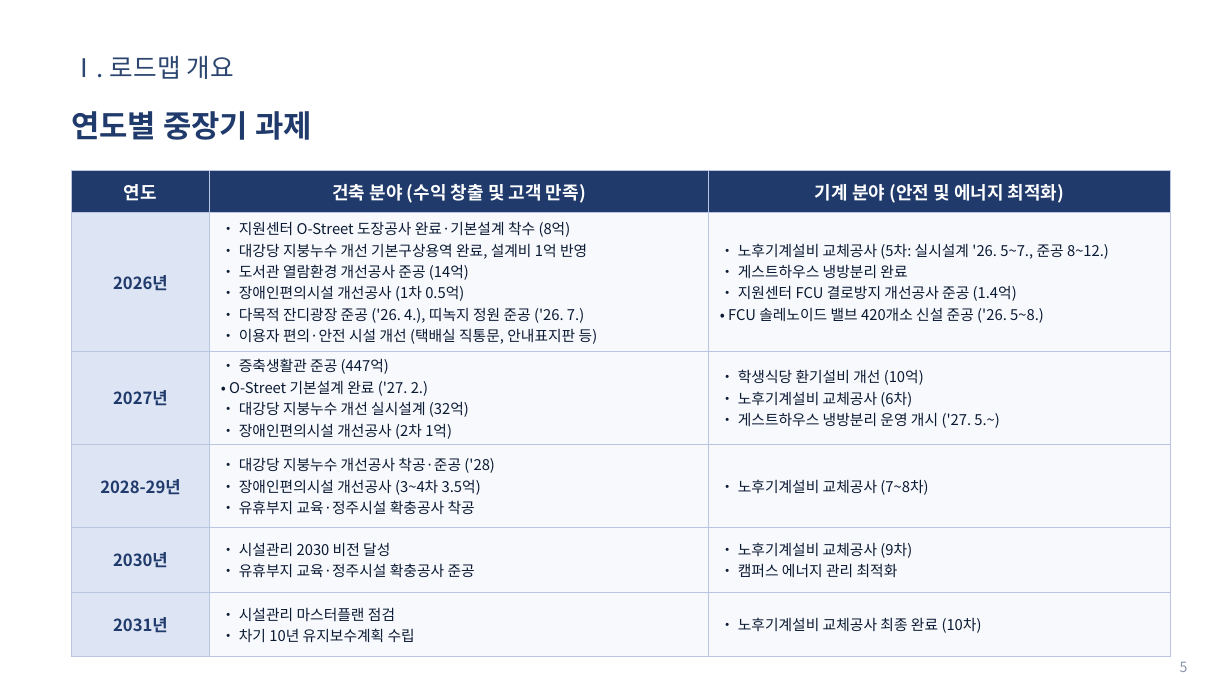
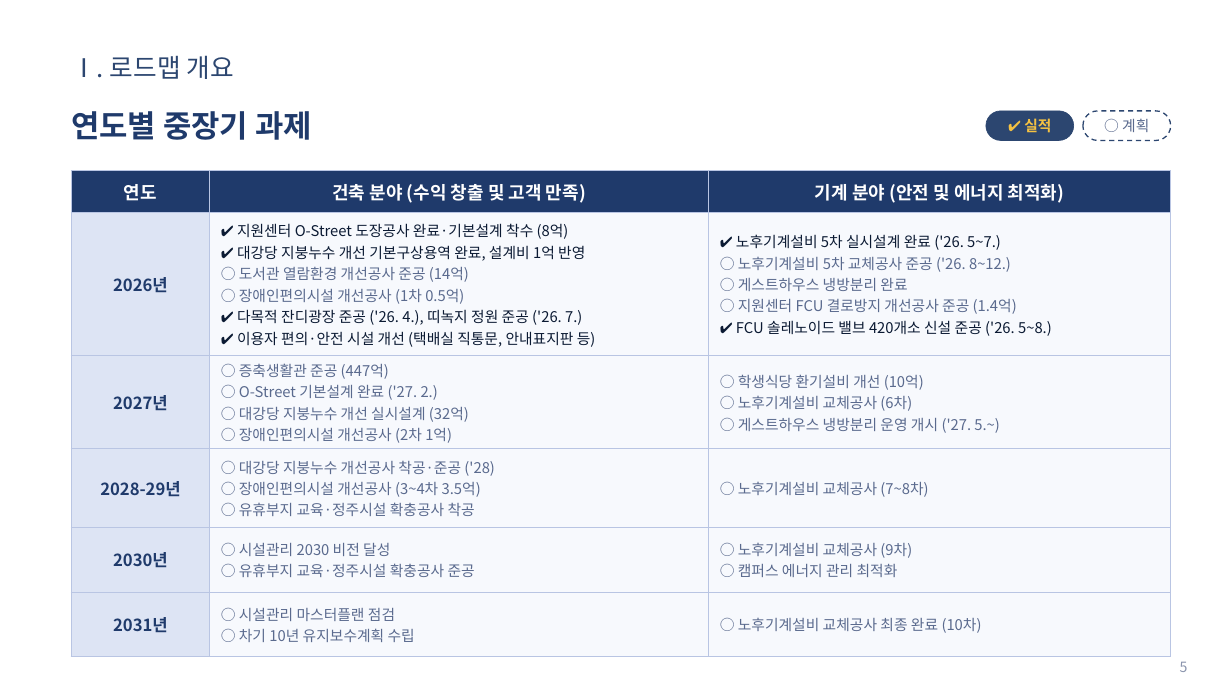
Before and after one commit to teahyunkim70-bot/my-project, a slide deck: slide 5 of Vision2030_Roadmap_발표자료.pptx. Drawn at 1232x693 pixels with LibreOffice and Linux fonts; fonts in the diff are those of the drawing; background and template pictures are left out. Boxes give left, top, right and bottom in pixels: in the first picture for what was removed or moved away, otherwise in the second. Text is boxed around its words. In the diff, an @@ line names an element or a change of style, - is before the commit and + after.

```diff
--- a/Vision2030_Roadmap_발표자료.pptx
+++ b/Vision2030_Roadmap_발표자료.pptx
@@ rounded rectangle added at (986, 111, 1074, 140), fill #2C4670, outline #2C4670 0.5 pt @@
@@ text added at (1024, 118, 1051, 133), 11.5 pt, text #F5C242, bold @@
+✔ 실적
@@ rounded rectangle added at (1083, 111, 1171, 140), fill #FFFFFF, outline #2C4670 1 pt dashed @@
@@ text added at (1122, 119, 1149, 132), 11.5 pt, text #5A6A8E @@
+○ 계획
@@ table at (71, 171, 1171, 646) @@
-row 2, column 2: • 지원센터 O-Street 도장공사 완료·기본설계 착수 (8억) / • 대강당 지붕누수 개선 기본구상용역 완료, 설계비 1억 반영 / • 도서관 열람환경 개선공사 준공 (14억) / • 장애인편의시설 개선공사 (1차 0.5억) / • 다목적 잔디광장 준공 ('26. 4.), 띠녹지 정원 준공 ('26. 7.) / • 이용자 편의·안전 시설 개선 (택배실 직통문, 안내표지판 등)
+row 2, column 2: ✔ 지원센터 O-Street 도장공사 완료·기본설계 착수 (8억) / ✔ 대강당 지붕누수 개선 기본구상용역 완료, 설계비 1억 반영 / ○ 도서관 열람환경 개선공사 준공 (14억) / ○ 장애인편의시설 개선공사 (1차 0.5억) / ✔ 다목적 잔디광장 준공 ('26. 4.), 띠녹지 정원 준공 ('26. 7.) / ✔ 이용자 편의·안전 시설 개선 (택배실 직통문, 안내표지판 등)
-row 2, column 3: • 노후기계설비 교체공사 (5차: 실시설계 '26. 5~7., 준공 8~12.) / • 게스트하우스 냉방분리 완료 / • 지원센터 FCU 결로방지 개선공사 준공 (1.4억) / • FCU 솔레노이드 밸브 420개소 신설 준공 ('26. 5~8.)
+row 2, column 3: ✔ 노후기계설비 5차 실시설계 완료 ('26. 5~7.) / ○ 노후기계설비 5차 교체공사 준공 ('26. 8~12.) / ○ 게스트하우스 냉방분리 완료 / ○ 지원센터 FCU 결로방지 개선공사 준공 (1.4억) / ✔ FCU 솔레노이드 밸브 420개소 신설 준공 ('26. 5~8.)
-row 3, column 2: • 증축생활관 준공 (447억) / • O-Street 기본설계 완료 ('27. 2.) / • 대강당 지붕누수 개선 실시설계 (32억) / • 장애인편의시설 개선공사 (2차 1억)
+row 3, column 2: ○ 증축생활관 준공 (447억) / ○ O-Street 기본설계 완료 ('27. 2.) / ○ 대강당 지붕누수 개선 실시설계 (32억) / ○ 장애인편의시설 개선공사 (2차 1억)
-row 3, column 3: • 학생식당 환기설비 개선 (10억) / • 노후기계설비 교체공사 (6차) / • 게스트하우스 냉방분리 운영 개시 ('27. 5.~)
+row 3, column 3: ○ 학생식당 환기설비 개선 (10억) / ○ 노후기계설비 교체공사 (6차) / ○ 게스트하우스 냉방분리 운영 개시 ('27. 5.~)
-row 4, column 2: • 대강당 지붕누수 개선공사 착공·준공 ('28) / • 장애인편의시설 개선공사 (3~4차 3.5억) / • 유휴부지 교육·정주시설 확충공사 착공
+row 4, column 2: ○ 대강당 지붕누수 개선공사 착공·준공 ('28) / ○ 장애인편의시설 개선공사 (3~4차 3.5억) / ○ 유휴부지 교육·정주시설 확충공사 착공
-row 4, column 3: • 노후기계설비 교체공사 (7~8차)
+row 4, column 3: ○ 노후기계설비 교체공사 (7~8차)
-row 5, column 2: • 시설관리 2030 비전 달성 / • 유휴부지 교육·정주시설 확충공사 준공
+row 5, column 2: ○ 시설관리 2030 비전 달성 / ○ 유휴부지 교육·정주시설 확충공사 준공
-row 5, column 3: • 노후기계설비 교체공사 (9차) / • 캠퍼스 에너지 관리 최적화
+row 5, column 3: ○ 노후기계설비 교체공사 (9차) / ○ 캠퍼스 에너지 관리 최적화
-row 6, column 2: • 시설관리 마스터플랜 점검 / • 차기 10년 유지보수계획 수립
+row 6, column 2: ○ 시설관리 마스터플랜 점검 / ○ 차기 10년 유지보수계획 수립
-row 6, column 3: • 노후기계설비 교체공사 최종 완료 (10차)
+row 6, column 3: ○ 노후기계설비 교체공사 최종 완료 (10차)
```
Also in this commit, not shown: 7 other slides changed.
